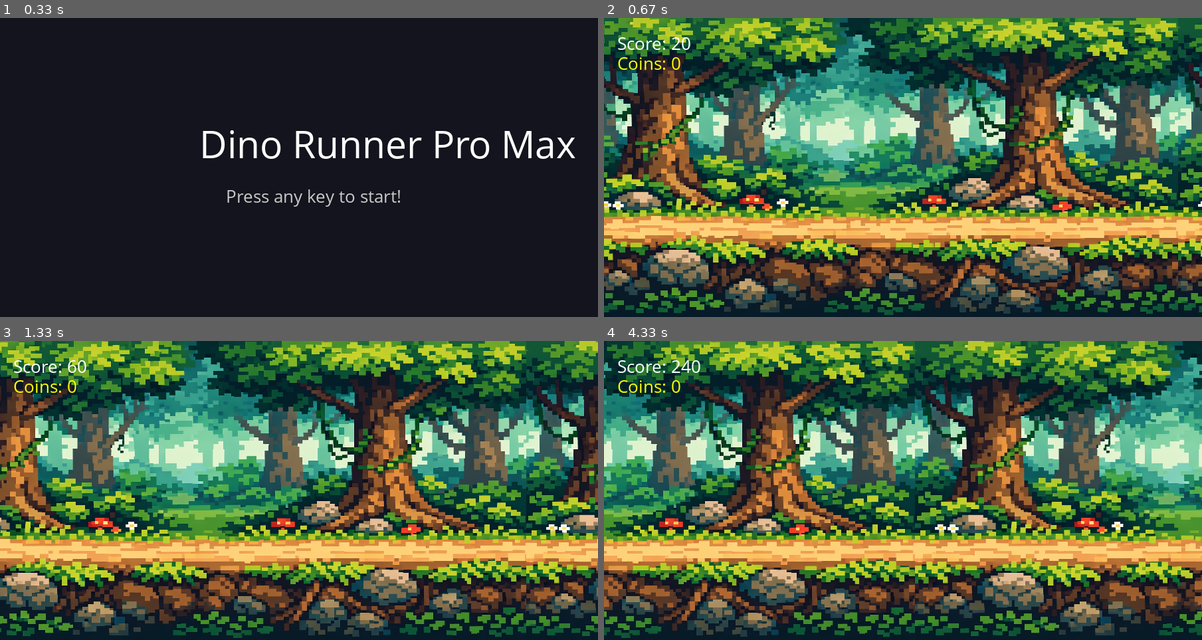
Above: before the commit, frames 1-4 (two rows, left to right).
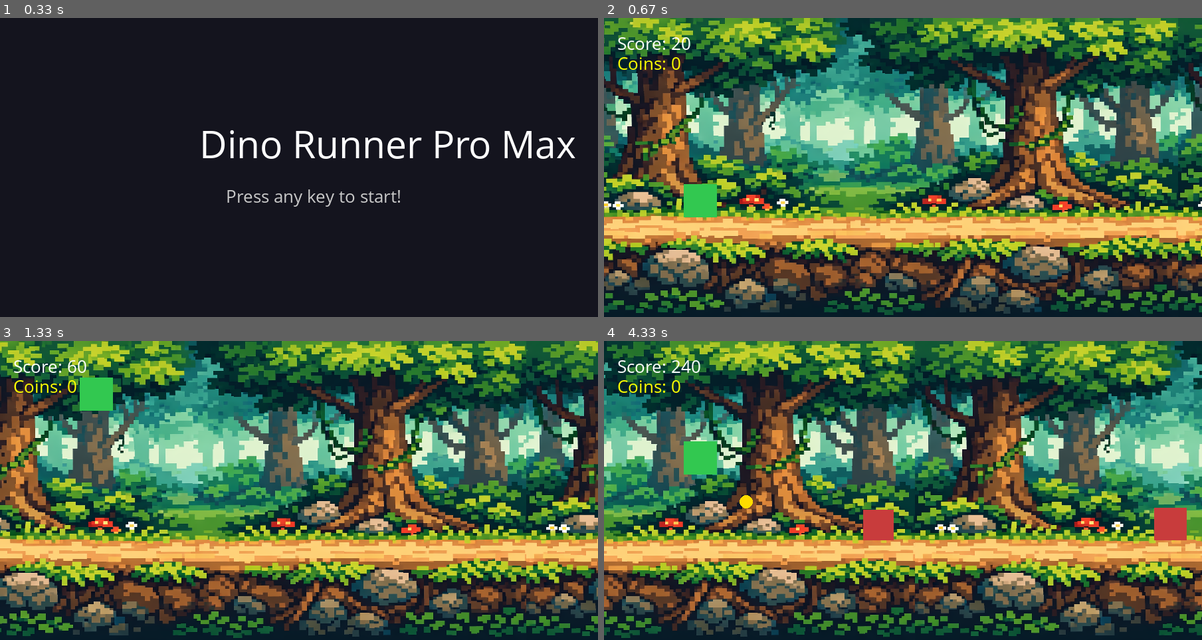
Above: after the commit, the same moments.

Repository: babospal/Pygame10A_C
Game: pygame game, started from main.py
Two runs of this game, one before a commit and one after it. Both use one fixed random seed, a clock stepped at 60 frames per second and the inputs below.
Inputs:
- Up to frame 1 (0.33 s): no input
- Up to frame 2 (0.67 s): tap Space at 0.33 s
- Up to frame 3 (1.33 s): tap Space at 0.67, 1.07 s
- Up to frame 4 (4.33 s): tap Space at 1.37, 1.9, 2.2, 2.4, 2.7, 2.97, 3.3, 3.6, 3.73, 4.13 s

Frame 1 is identical in both runs. In frame 2, 0.6% of the frame differs, in the area x 13-19%, y 55-67%; in frame 3, 0.6%; in frame 4, 1.8%, in the area x 13-98%, y 33-67%.

Commit message:
game fixed?

Diff:
--- a/Game.py
+++ b/Game.py
@@ -1,11 +1,12 @@
+from __future__ import annotations
 import sys
 import random
 import pygame
+from Player import Player
 from Background import Background
-from Player import Player
+from Coin import Coin
 from Obstacle import Obstacle
-from Coin import Coin
-from Settings import WIDTH, HEIGHT, FPS
+from Settings import HEIGHT, WIDTH, FPS
 
 
 class Game:
@@ -20,7 +21,6 @@
 
         self.running: bool = True
         self.state: str = "START"
-        self.player: Player = Player()
 
         self.score: int = 0
         self.coin_score: int = 0
@@ -33,6 +33,8 @@
         )
         self.obstacles: pygame.sprite.Group[Obstacle] = pygame.sprite.Group()
         self.coins: pygame.sprite.Group[Coin] = pygame.sprite.Group()
+
+        self.player: Player = Player()
         self.background: Background = Background()
 
     def draw_text(
@@ -79,6 +81,7 @@
         self.background.update(self.speed)
         self.score += 1
 
+        # Obstacle spawn
         self.obstacle_timer += 1
         if self.obstacle_timer > random.randint(70, 120):
             obs: Obstacle = Obstacle(self.speed)
@@ -86,6 +89,7 @@
             self.all_sprites.add(obs)
             self.obstacle_timer = 0
 
+        # Coin spawn
         self.coin_timer += 1
         if self.coin_timer > random.randint(120, 200):
             coin: Coin = Coin(self.speed)
@@ -95,9 +99,11 @@
 
         self.all_sprites.update()
 
+        # Obstacle collision
         if pygame.sprite.spritecollide(self.player, self.obstacles, False):
             self.state = "GAMEOVER"
 
+        # Coin pickup
         if pygame.sprite.spritecollide(self.player, self.coins, True):
             self.coin_score += 1
 
@@ -119,6 +125,8 @@
 
         elif self.state == "PLAYING":
             self.background.draw(self.screen)
+            self.all_sprites.draw(self.screen)
+
             self.draw_text(f"Score: {self.score}", self.font, (255, 255, 255), 20, 20)
             self.draw_text(
                 f"Coins: {self.coin_score}", self.font, (255, 255, 0), 20, 50
